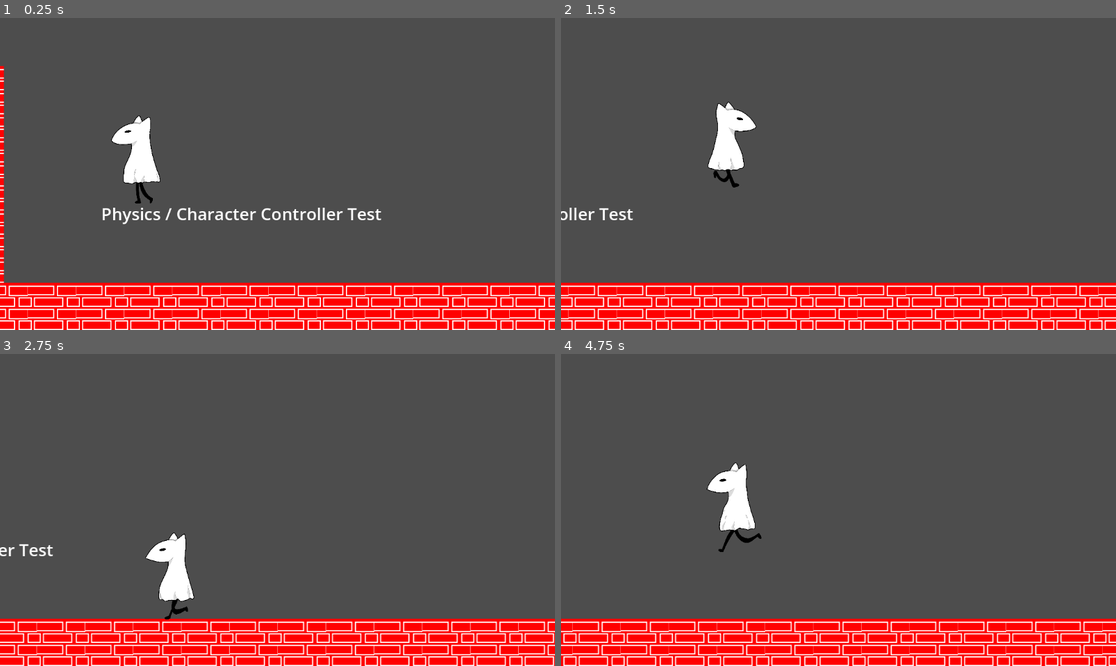
Above: before the commit, frames 1-4 (two rows, left to right).
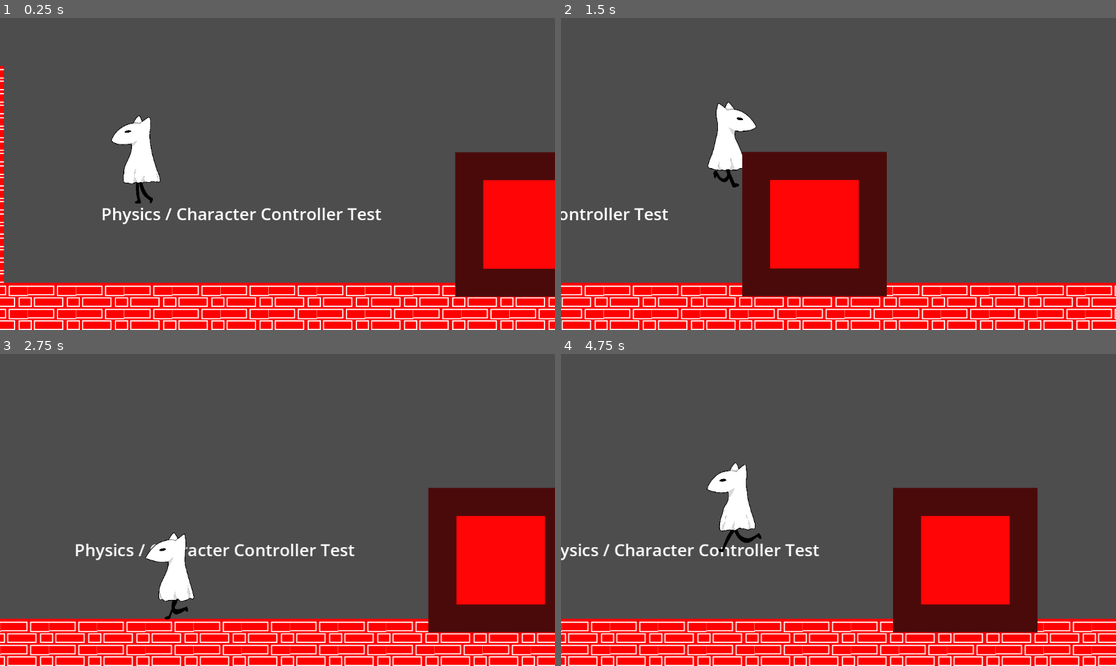
Above: after the commit, the same moments.

Repository: rcivan/ghost-dog
Game: Godot game, scene res://Test.tscn
Two runs of this game, one before a commit and one after it. Both use one fixed random seed, a clock stepped at 60 frames per second and the inputs below.
Inputs:
- Up to frame 1 (0.25 s): no input
- Up to frame 2 (1.5 s): hold Right (right) from 0.53 s (still down); tap Q (slide) at 0.6, 1.35 s; tap Space (jump) at 0.77 s
- Up to frame 3 (2.75 s): tap Space (jump) at 1.52 s; release Right (right) at 2.03 s; hold Left (left) from 2.03 s (still down); tap Q (slide) at 2.1 s
- Up to frame 4 (4.75 s): release Left (left) at 2.78 s; hold Right (right) 2.78-4.28 s; tap Q (slide) at 2.85, 3.6, 4.35 s; tap Space (jump) at 3.02, 3.77, 4.52 s; hold Left (left) from 4.28 s (still down)

The runs differ from the first frame. In frame 1, 8.3% of the frame differs, in the area x 81-100%, y 42-90%; in frame 2, 16%; in frame 3, 15%; in frame 4, 17%, in the area x 0-99%, y 42-100%.

Commit message:
preliminary title screen, nonsense with physics

Diff:
--- /dev/null
+++ b/game/MainTitle.tscn
@@ -0,0 +1,36 @@
+[gd_scene load_steps=2 format=3 uid="uid://up3yks0lulrx"]
+
+[sub_resource type="LabelSettings" id="LabelSettings_xx2be"]
+font_size = 100
+
+[node name="Control" type="Control"]
+layout_mode = 3
+anchors_preset = 15
+anchor_right = 1.0
+anchor_bottom = 1.0
+grow_horizontal = 2
+grow_vertical = 2
+
+[node name="VBoxContainer" type="VBoxContainer" parent="."]
+layout_mode = 1
+anchors_preset = 8
+anchor_left = 0.5
+anchor_top = 0.5
+anchor_right = 0.5
+anchor_bottom = 0.5
+offset_left = -330.5
+offset_top = -70.0
+offset_right = 330.5
+offset_bottom = 70.0
+grow_horizontal = 2
+grow_vertical = 2
+
+[node name="Label" type="Label" parent="VBoxContainer"]
+layout_mode = 2
+text = "tjhe ghost fog"
+label_settings = SubResource("LabelSettings_xx2be")
+horizontal_alignment = 1
+
+[node name="Button" type="Button" parent="VBoxContainer"]
+layout_mode = 2
+text = "play the game"
--- a/game/Test.tscn
+++ b/game/Test.tscn
@@ -1,8 +1,9 @@
-[gd_scene load_steps=9 format=3 uid="uid://37fgt2111hpf"]
+[gd_scene load_steps=11 format=3 uid="uid://37fgt2111hpf"]
 
 [ext_resource type="PackedScene" uid="uid://biejvu5ndljmx" path="res://Player.tscn" id="1_l12vt"]
 [ext_resource type="Texture2D" uid="uid://y8iaf7dkde7c" path="res://assets/prelim/tiles/spritesheet.png" id="1_yii55"]
 [ext_resource type="PackedScene" uid="uid://b36nbeg11obnd" path="res://Button.tscn" id="2_pudh7"]
+[ext_resource type="Texture2D" uid="uid://j620ohf15ynx" path="res://assets/prelim/tiles/button.png" id="4_e4wlr"]
 
 [sub_resource type="LabelSettings" id="LabelSettings_xsuqu"]
 font_size = 35
@@ -160,6 +161,9 @@
 sources/0 = SubResource("TileSetScenesCollectionSource_13gbt")
 pattern_0 = SubResource("TileMapPattern_y2lqt")
 
+[sub_resource type="RectangleShape2D" id="RectangleShape2D_onwit"]
+size = Vector2(265, 250)
+
 [node name="Test" type="Node2D"]
 position = Vector2(8, 0)
 
@@ -188,3 +192,15 @@
 format = 2
 layer_0/z_index = -1
 layer_0/tile_data = PackedInt32Array(720896, 1, 0, 786432, 1, 1, 720897, 65537, 0, 786433, 65537, 1, 720898, 1, 0, 7864 …(3655 unchanged characters)…
+
+[node name="RigidBody2D" type="RigidBody2D" parent="."]
+mass = 0.24
+can_sleep = false
+
+[node name="Sprite2D" type="Sprite2D" parent="RigidBody2D"]
+position = Vector2(1137, 393)
+texture = ExtResource("4_e4wlr")
+
+[node name="CollisionShape2D" type="CollisionShape2D" parent="RigidBody2D"]
+position = Vector2(1137, 390)
+shape = SubResource("RectangleShape2D_onwit")
